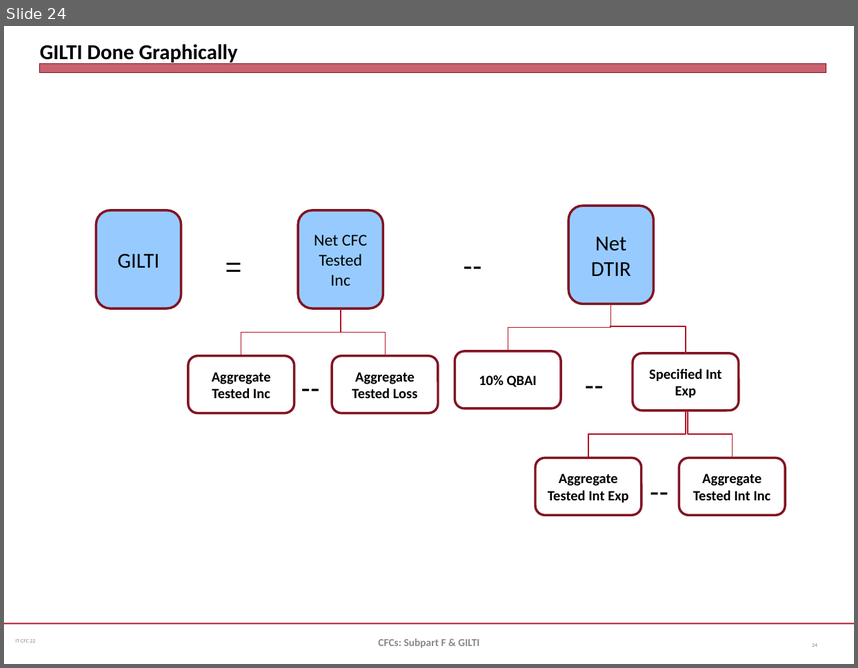
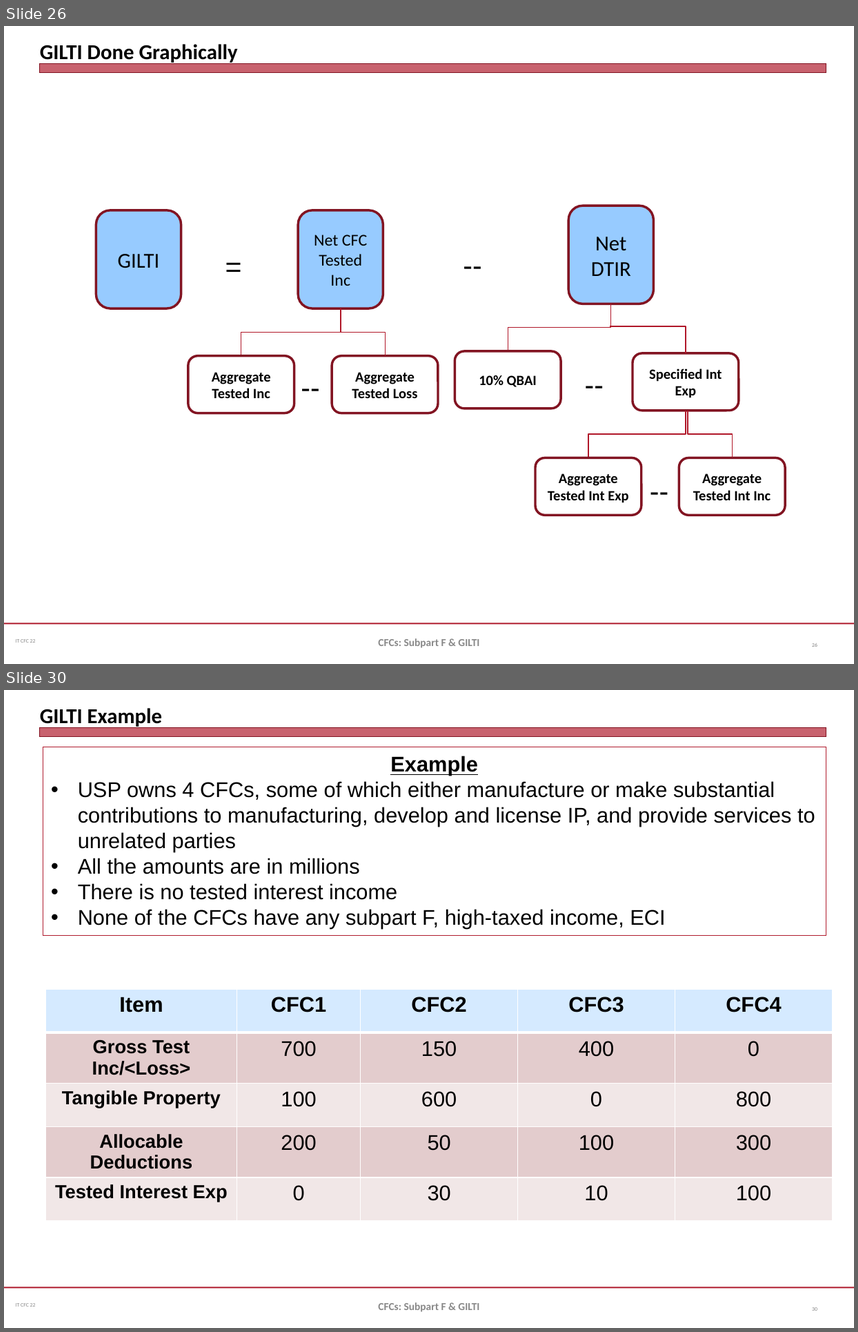
Before and after one commit to jmc877/International-Tax, a slide deck: slides/IT_CFC_22_1.pptx. Shown one above the other, each under a label of ours: slide 24 before the commit, slides 26 and 30 after it; the slides between them are not shown. The pictures are 858x668 and 858x1332 pixels, drawn with LibreOffice and Linux fonts; fonts in the diff are those of the drawing. Boxes give left, top, right and bottom in pixels: in the first picture for what was removed or moved away, otherwise in the second. Text is boxed around its words. In the diff, an @@ line names an element or a change of style, - is before the commit and + after.

```diff
--- a/slides/IT_CFC_22_1.pptx
+++ b/slides/IT_CFC_22_1.pptx
@@ slide 30 added at [4,690,854,1328], background #FFFFFF; not listed: 3 template elements that a slide beside it also shows @@
@@ title added at [40,708,162,729], 18 pt, text #000000, bold @@
+GILTI Example
@@ rectangle added at [43,747,826,936], outline #B01C2E 0.75 pt, 18 pt, text #000000 @@
+Example
+• USP owns 4 CFCs, some of which either manufacture or make substantial contributions to manufacturing, develop and license IP, and provide services to unrelated parties
+• All the amounts are in millions
+• There is no tested interest income
+• None of the CFCs have any subpart F, high-taxed income, ECI
@@ table added at [45,988,832,1207], 5 rows, 5 columns @@
+Item | CFC1 | CFC2 | CFC3 | CFC4
+Gross Test Inc/<Loss> | 700 | 150 | 400 | 0
+Tangible Property | 100 | 600 | 0 | 800
+Allocable Deductions | 200 | 50 | 100 | 300
+Tested Interest Exp | 0 | 30 | 10 | 100
@@ text added at [378,1302,479,1312], 9 pt, text #898989, bold @@
+CFCs: Subpart F & GILTI
@@ page number added at [812,1307,818,1310], 4.5 pt, text #808080 @@
+30
@@ what was slide 24 is now slide 26 @@
```
Also in this commit, not shown: 5 slides changed, 5 other slides added, 1 other file.
